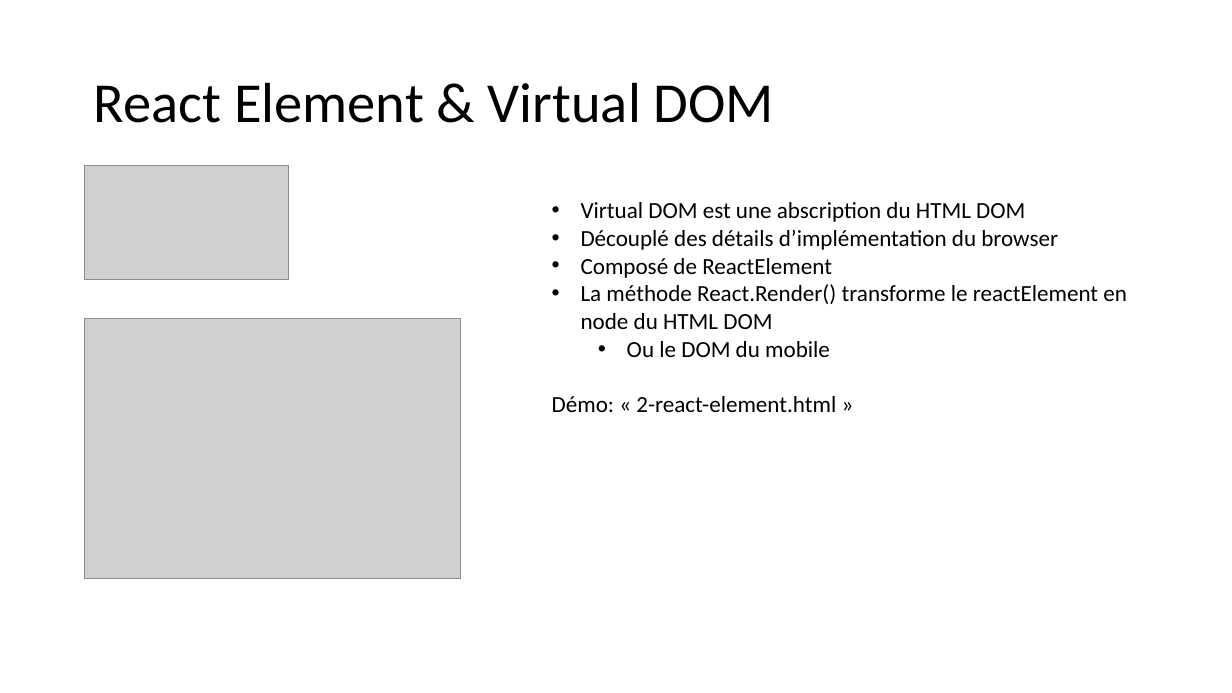
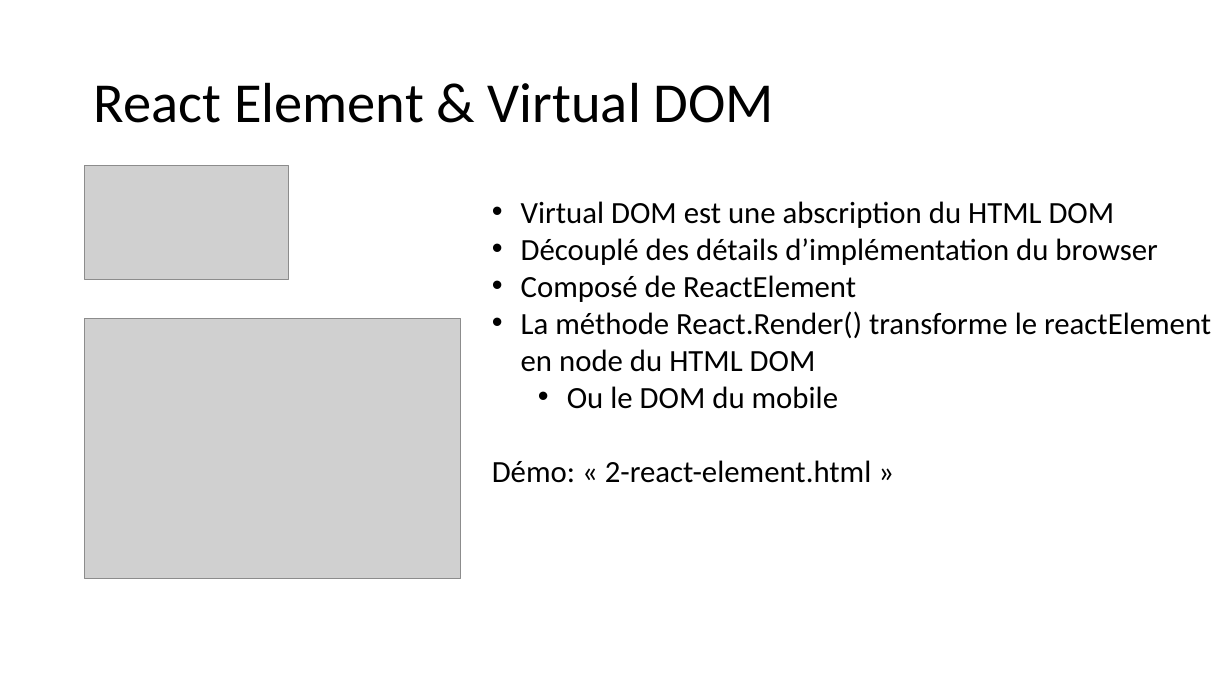
Before and after one commit to samuelgaudreau/formation-front-end-3, a slide deck: slide 5 of part-2/React-Perfo.pptx. Drawn at 1232x693 pixels with LibreOffice and Linux fonts; fonts in the diff are those of the drawing; grey boxes stand for pictures. Boxes give left, top, right and bottom in pixels: in the first picture for what was removed or moved away, otherwise in the second. Text is boxed around its words. In the diff, an @@ line names an element or a change of style, - is before the commit and + after.

```diff
--- a/part-2/React-Perfo.pptx
+++ b/part-2/React-Perfo.pptx
@@ text "Virtual DOM est une abscription ..." moved from (x1=552, y1=202, x2=1127, y2=412) to (x1=492, y1=201, x2=1211, y2=483) @@
@@ text "Virtual DOM est une abscription ..." at (x1=492, y1=201, x2=1211, y2=483): size 18 to 24 pt @@
```
Also in this commit, not shown: 1 other slide changed, 10 slides added, 13 other files.
